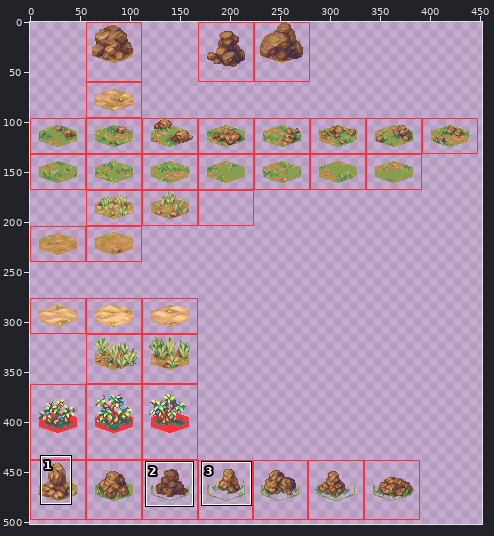
Sprite sheet, stored at public/assets/hex-tile-experiment-tiles.png. Above, an overview of the earlier version with the close-up marked.
Close-up. Old version:
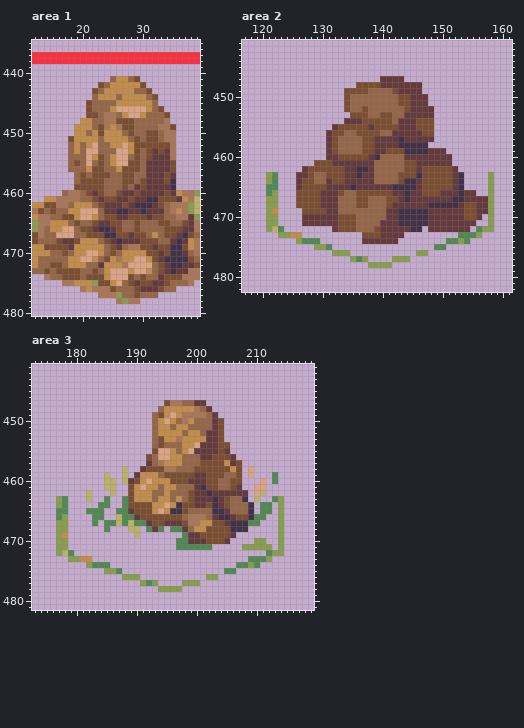
The file is 648x564 pixels. Shown: area 1: x 12..39, y 435..480; area 2: x 117..161, y 441..482; area 3: x 173..219, y 441..481. The wide view leaves out empty margins.
Once edited:
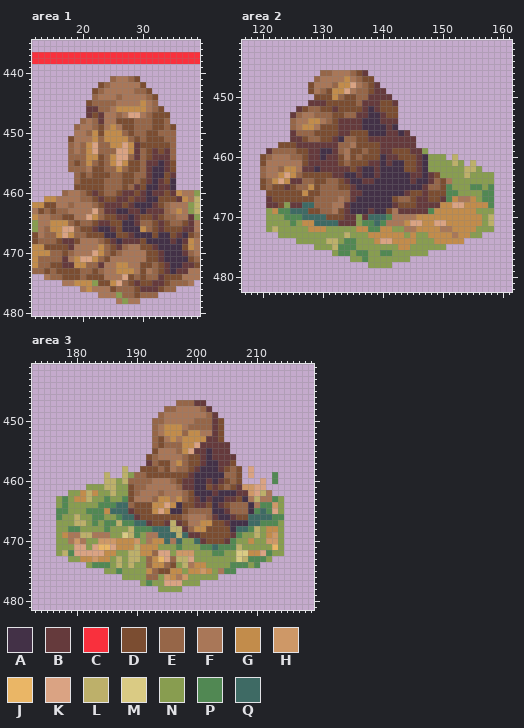
Palette (. is transparent): A #433147  B #653a3c  C #f9303d  D #7b4d31  E #966648  F #a97758  G #c28c4b  H #ce9867  J #eab666  K #daa383  L #bdb06a  M #dacb84  N #889d50  P #518853  Q #3e6a64
Author's note on the commit: Some minor touchup to some of the smaller menhirs.
Change:
Changed rows in their new state; - is an unchanged pixel.
Area 1:
first column x 16:
441 ----------FF--------
442 ---------FFFFF------
443 --------FFFFF-------
444 -------FFF-FFFF-----
445 ----------FFFF-F----
446 -----BB--FGGGGGF----
447 -----B-B---F--F-DD--
448 ----EF-B--------DDE-
449 ---EFF----------DDE-
450 ---FF-------------EE
451 ---FFF-----------DEE
452 ---F---------B-----E
453 ---F-G-------B-----E
454 -----G-------B-----E
455 -----G-----G-----A--
456 -----F-----E----AA--
457 ----------------AA--
458 ----------------A---
459 ---------------AA---
460 ---------------A----
462 ---FFF--------------
463 --FFFF--------------
464 ---FF-------AB-DB---
465 -----------AAB--DB--
466 -----------AAAG-DB--
467 G-G----------AAADAA-
468 ----FFF--------AAAA-
469 ---FFFF----------AA-
470 ---FFF-----FFFF---A-
471 -BF------F-FFFFD----
472 -BB-----FF-GFFDD----
473 --------FFGG-FDF----
474 --------FFF---------
Area 2:
first column x 120:
446 ----------EEFFFEDB---------------------
447 ---------EFFFFGFEDD-....---------------
448 --------DFFFEGGKFE-B.......------------
449 --------DFEDGGKFEEDBB......------------
450 ---------DDDGE-D--BBBB......-----------
451 --------BBBDDD-D-BBBDDB.....-----------
452 ------BDEEDDBD-DDBABDDD......----------
453 -----BEFFEEEDDEEBBAAB-D......----------
454 -----EFFGGFEDB---AAABBB......----------
455 -----EFGGFDDDBBBBAAAABA......----------
456 -----BEEEDDD-BBD--AAAB-A-....----------
457 -----BBDEEDDBA--D-B----B--...----------
458 ---DDDBBBBB-B--FD--D---BBB..-----------
459 -BEEEEDDBBAAB-FDDE-D-B--DBBN...--------
460 DEFFFEEDBBA---F-E-DDABBDDD-ANNN.L------
461 DFFFFFFDBBBB-DEDDD-BABAA---ANNNNLN-L---
462 EFFEGGF-BABBBB-DB-ABAAAA---ANNNNNNLLN--
463 EFFGKGED-DD-BBAABAABAAAAABBAB-NNNNLNNN-
464 DEGKGB-EEDDEE--AA--AAAAA-BAABE-FNNNNNN-
465 DEDDBDEEG-EEEDDBAAAAAA----ABEE-PNNNPPNP
466 -DDDDD-G--EEEE-BBAAAAAAABDDB--DPPNNNNPP
467 -BDDDD---EEEEF-BAAAAAA-EED--DD-PGFFGNPP
468 -BBDNBBQQEEEFFBAAAAAAA-DDD--BBGGKKGGGGP
469 ---PPQQQ--EEFDBAAABAADFBBBBBPGGGGGGGNN-
470 ---NPPPQQQQDD-BBNBQQQPFFFFGGGGGGGGGGGNL
471 ---NNPNGGQQQQBBBNPPQPFFFGKKGGKKGGGGGGNL
472 ---NNNNNGGGNNNNNGGPPGGNNFFGGGGFFGGGGN--
473 -----NNNNNNNNNLNNNGGGGGGNGNNGGGGFGGN---
474 -------NNNNLLNPPNNNGKKGGGGNNNGGGGG.----
475 -----------NLPPPNNNNNNNGGNNNNNN--------
476 -------------PPNPPNNPPNNNN-------------
477 ----------------NPNNNN-----------------
Area 3:
first column x 179:
447 ----------------..E-----------------
448 ---------------.EEFFF---------------
449 --------------.EFFF-----------------
450 ---------------EFFF-F---------------
451 ---------------F-G-F----------------
452 ---------------F------FF------------
453 ----------------F-------------------
454 -------------------------BB---------
455 ---------------FFF-----A-B----------
456 ---------------FFFF-DD-ABBB---------
457 ---------------DDF--DDBAABBD.-------
458 ------------D--ED---DBAAAB-E--------
459 ----------NEEDDD----BAAAAA----------
460 --------N-EEEEFFFE-B-AABABDE--------
461 ---NNN--NN-EEFFFFF-BBA--BD---HH-----
462 NNG-GNN-NN-EFFF-FFF--AA--AAA--H--F--
463 NGG-NN-NN--FFF---F----A--ABBD-F-FF--
464 NNNNN--PQQE--------------------F--H-
465 NNN---GQQQ---------------------PQ-K-
466 NLNN--NNPQQ-------------------QQQQPP
467 NLLN-N----PQQ----L------------QQPPP-
468 PPNNNN-NNN-PP-QQQLL---------QQPLNGG-
469 FFLLFFFNNMLPNFFQQQLQ--------PNNLNGH-
470 FHFNNHHHGGGHNFGGQFQNNQ-----PNNG--HH-
471 NKKNKJJKGGGLGGGNNN-NNN--QPPPL-----J-
472 -KKKKKGGNNLLGGEKKNHHHNNNPPNNMMGGK---
473 ----HGGNLNLLNEGJKELLKNNNNNNNML------
474 -------NLNLNNEGGEDNLFGGNNNNP--------
475 ---------NNNNGEDDGGNGGHGNF----------
476 ------------NEENHGFHNNN-------------
477 ---------------NKKK-----------------
Where, in picture pixels (left, top, right, bottom), the same in both close-ups:
changed: (56, 76, 176, 280)
changed: (260, 70, 494, 262)
changed: (68, 400, 284, 586)
